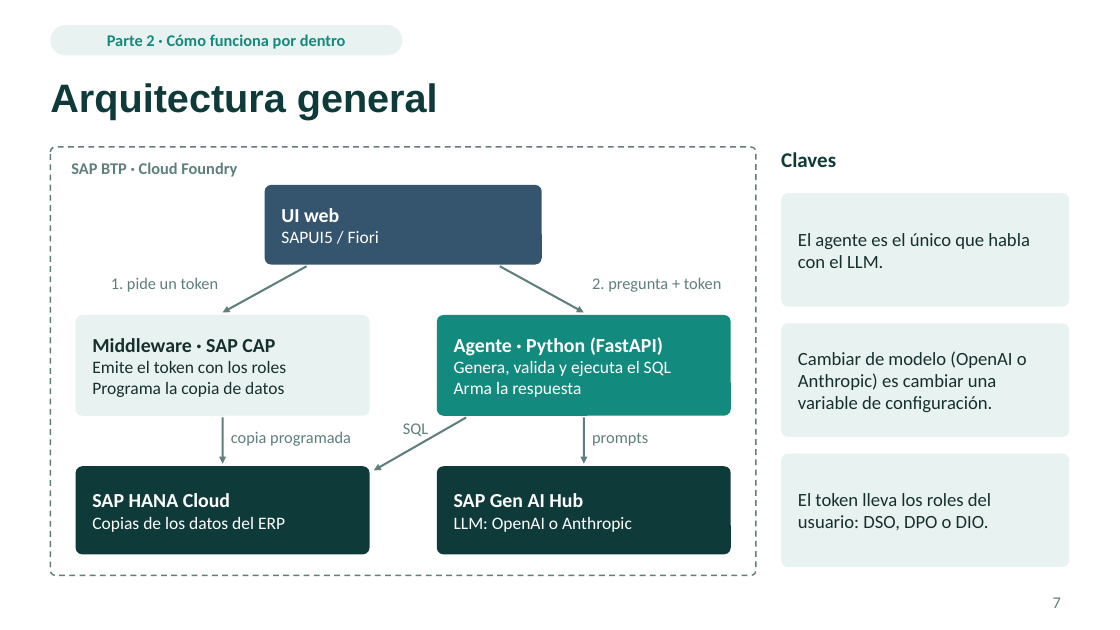
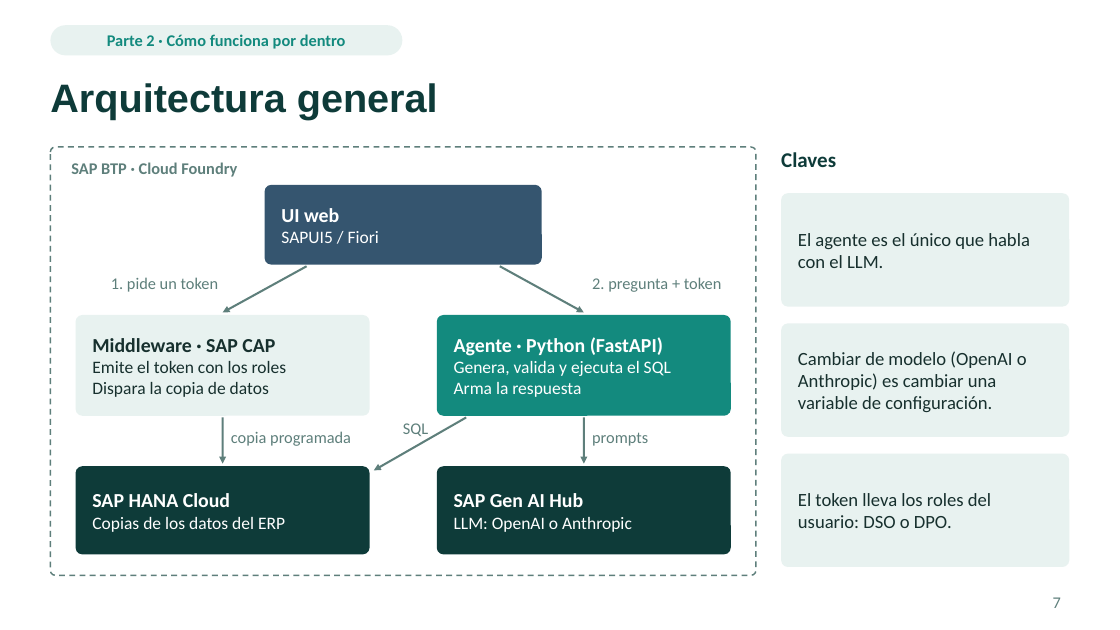
Before and after one commit to emiber/UTDT, a slide deck: slide 7 of docs/presentacion/presentacion.pptx. Drawn at 1120x630 pixels with LibreOffice and Linux fonts; fonts in the diff are those of the drawing. Boxes give left, top, right and bottom in pixels: in the first picture for what was removed or moved away, otherwise in the second. Text is boxed around its words. In the diff, an @@ line names an element or a change of style, - is before the commit and + after.

```diff
--- a/docs/presentacion/presentacion.pptx
+++ b/docs/presentacion/presentacion.pptx
@@ text at (x1=92, y1=382, x2=269, y2=397): text changed @@
-Programa la copia de datos
+Dispara la copia de datos
@@ text at (x1=798, y1=493, x2=991, y2=528): text changed @@
-El token lleva los roles del usuario: DSO, DPO o DIO.
+El token lleva los roles del usuario: DSO o DPO.
```
Also in this commit, not shown: 14 other slides changed, 3 other files.
